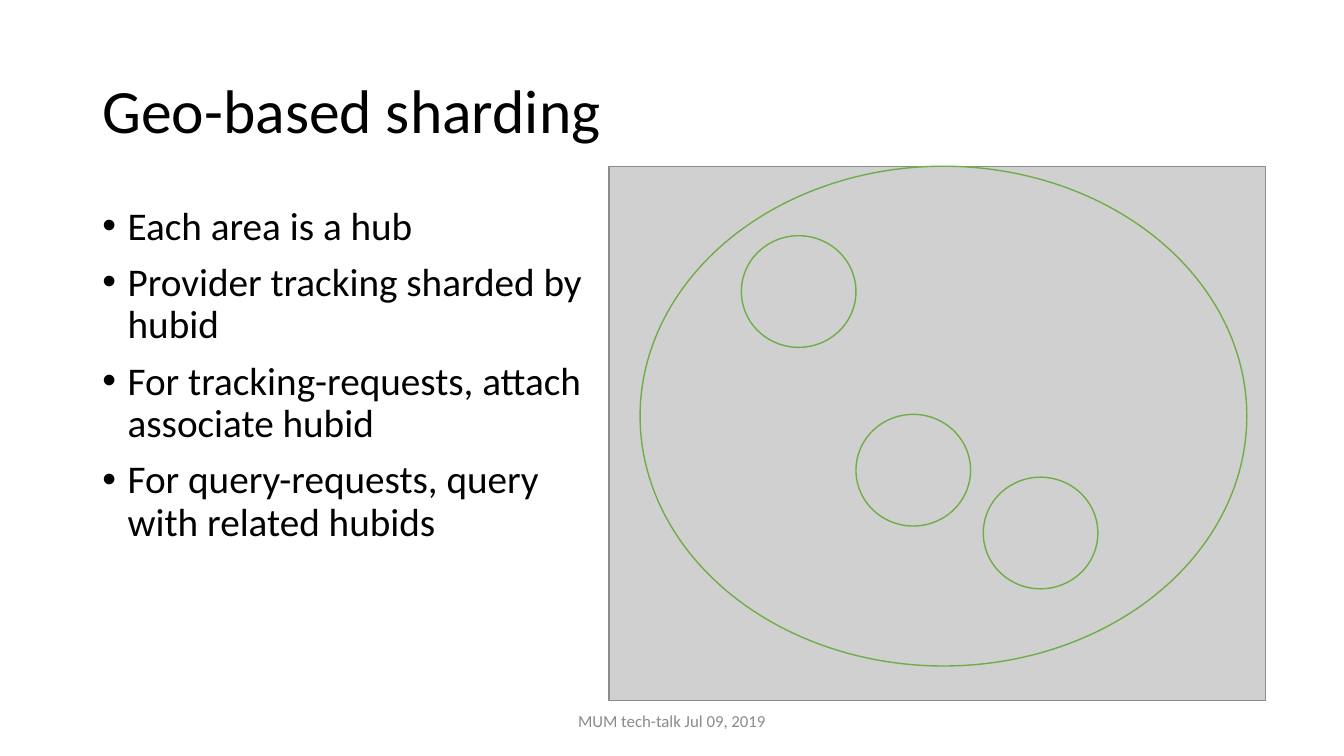
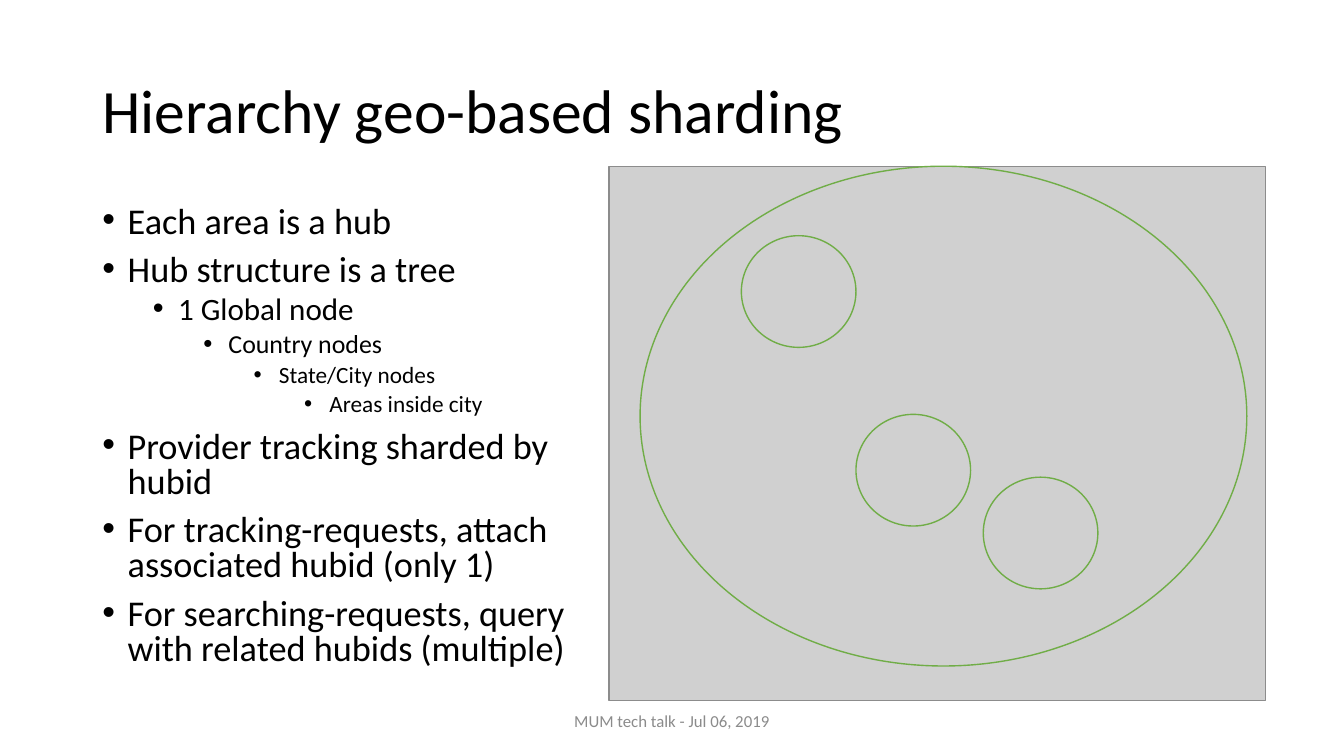
Before and after one commit to nghianghesi/hms, a slide deck: slide 7 of slide.pptx. Drawn at 1344x756 pixels with LibreOffice and Linux fonts; fonts in the diff are those of the drawing; grey boxes stand for pictures. Boxes give left, top, right and bottom in pixels: in the first picture for what was removed or moved away, otherwise in the second. Text is boxed around its words. In the diff, an @@ line names an element or a change of style, - is before the commit and + after.

```diff
--- a/slide.pptx
+++ b/slide.pptx
@@ title at box(102, 90, 842, 144): text changed @@
-Geo-based sharding
+Hierarchy geo-based sharding
@@ text at box(128, 208, 548, 495): size 28 to 25.9 pt in "Each area is a hub", "Provider tracking sharded by hubid"; line spacing 0.9 to 0.8 @@
@@ text at box(128, 256, 482, 416): paragraphs added @@
+• Hub structure is a tree
+  • 1 Global node
+    • Country nodes
+      • State/City nodes
+        • Areas inside city
@@ text at box(128, 516, 565, 667): text changed; size 28 to 25.9 pt @@
-• For tracking-requests, attach associate hubid
-• For query-requests, query with related hubids
+• For tracking-requests, attach associated hubid (only 1)
+• For searching-requests, query with related hubids (multiple)
@@ text at box(574, 715, 769, 729): text changed @@
-MUM tech-talk Jul 09, 2019
+MUM tech talk - Jul 06, 2019
```
Also in this commit, not shown: 8 other slides changed, 19 slides added.
